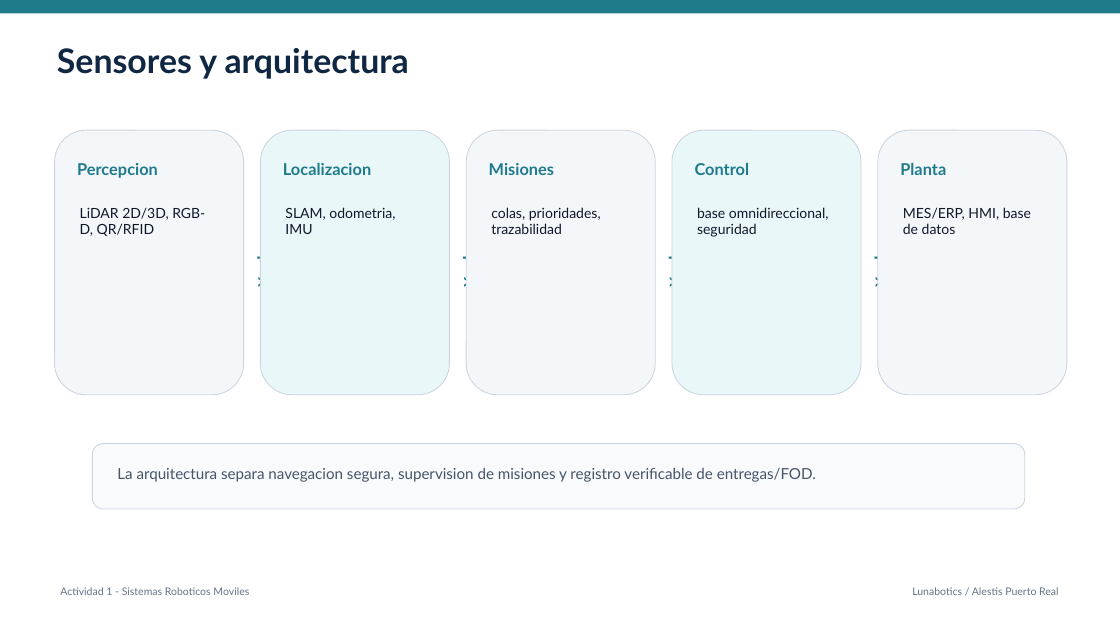
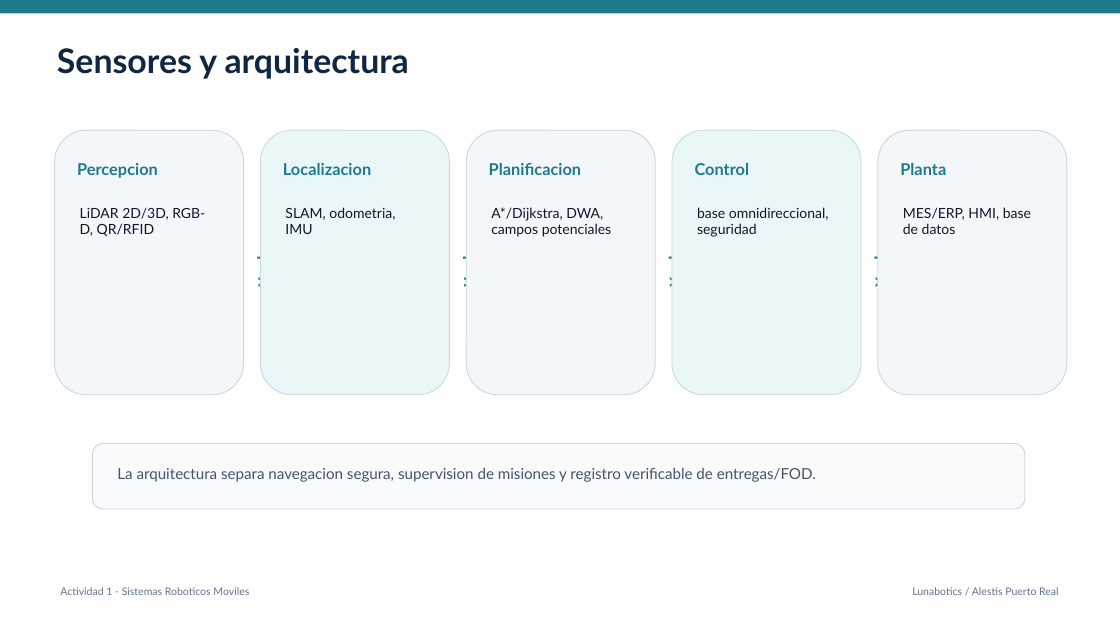
Before and after one commit to jlmayorgaco/viu-mrob-sistemas-roboticos-moviles, a slide deck: slide 10 of actividad1/slides/Actividad1_AMR_FOD_Kitting.pptx. Drawn at 1120x630 pixels with LibreOffice and Linux fonts; fonts in the diff are those of the drawing. Boxes give left, top, right and bottom in pixels: in the first picture for what was removed or moved away, otherwise in the second. Text is boxed around its words. In the diff, an @@ line names an element or a change of style, - is before the commit and + after.

```diff
--- a/actividad1/slides/Actividad1_AMR_FOD_Kitting.pptx
+++ b/actividad1/slides/Actividad1_AMR_FOD_Kitting.pptx
@@ text at box(489, 163, 581, 175): text changed @@
-Misiones
+Planificacion
@@ text at box(491, 207, 612, 237): text changed @@
-colas, prioridades, trazabilidad
+A*/Dijkstra, DWA, campos potenciales
```
Also in this commit, not shown: 1 other slide changed, 17 other files.
